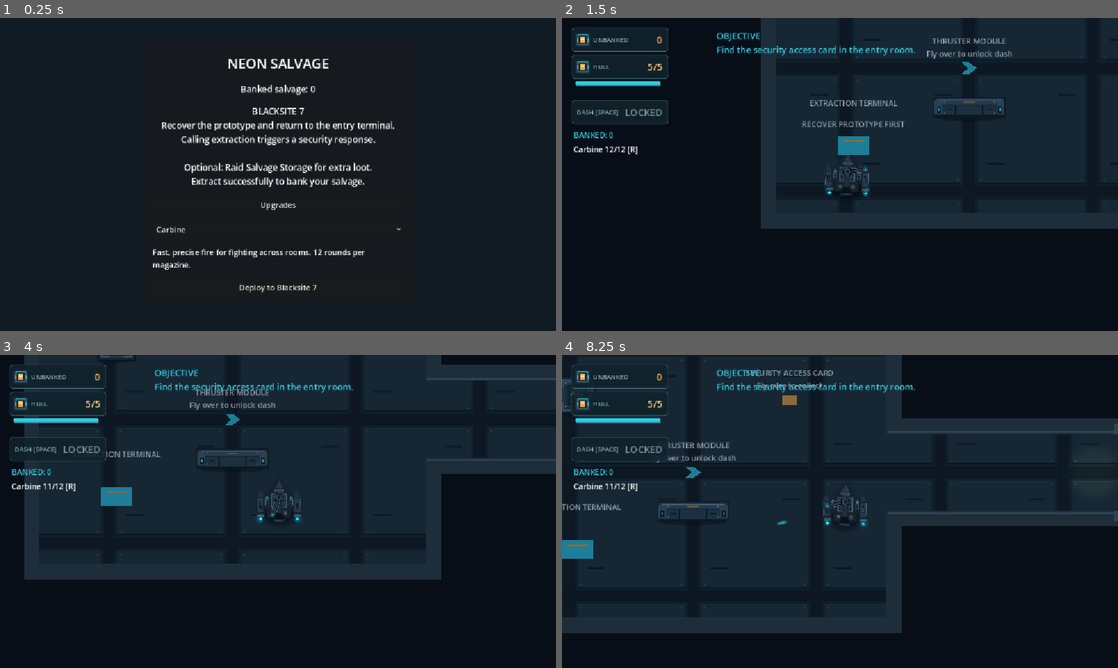
Above: before the commit, frames 1-4 (two rows, left to right).
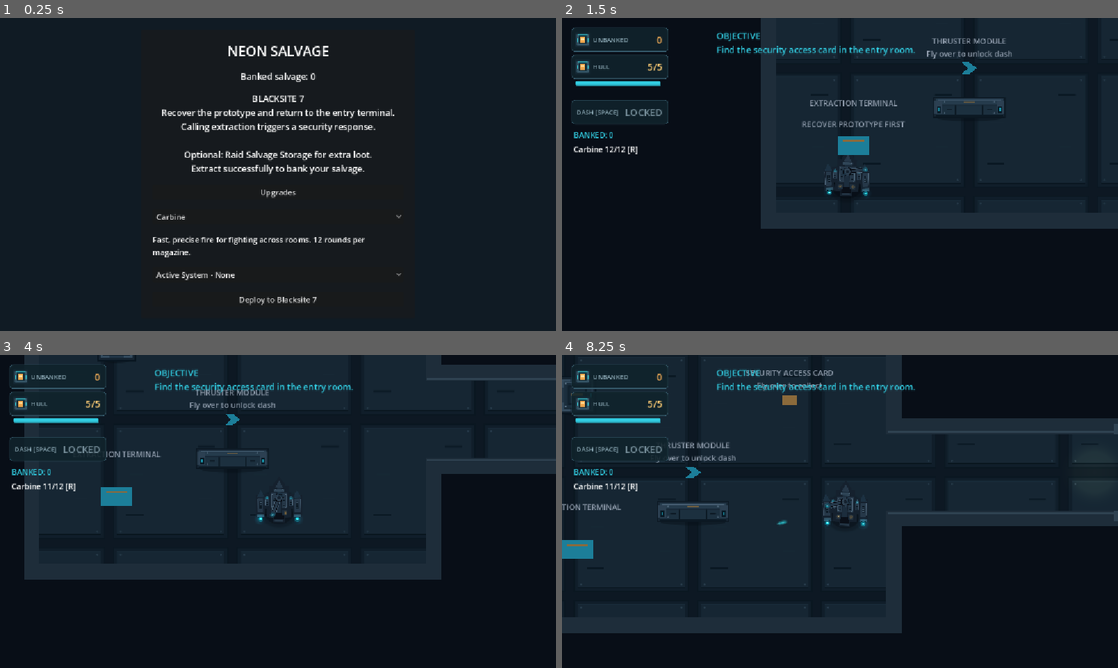
Above: after the commit, the same moments.

Repository: lolalolabob123/NeonSalvage-Godot
Game: Godot game, scene res://scenes/ui/PreperationScreen.tscn
Two runs of this game, one before a commit and one after it. Both use one fixed random seed, a clock stepped at 60 frames per second and the inputs below.
Inputs (mouse positions are in pixels of both pictures, inside the frame that each line leads up to):
- Up to frame 1 (0.25 s): no input
- Up to frame 2 (1.5 s): click "Deploy to Blacksite 7" at 0.5 s; tap Enter at 1.25 s; move the mouse to (962, 158) at 1.27 s; hold D (move_right) from 1.28 s (still down); tap Space (dash) at 1.35 s
- Up to frame 3 (4 s): tap Q (activate_system, bound only after the commit) at 1.55, 2.1, 3.05 s; move the mouse to (166, 527) at 2.02 s; release D (move_right) at 2.03 s; hold S (move_down) 2.03-2.78 s; tap Space (dash) at 2.3, 2.85, 3.8 s; move the mouse to (333, 442) at 2.77 s; hold D (move_right) 2.78-3.53 s; move the mouse to (250, 574) at 3.52 s; hold W (move_up) from 3.53 s (still down); click (250, 574) at 3.6 s
- Up to frame 4 (8.25 s): move the mouse to (1006, 558) at 4.27 s; release W (move_up) at 4.28 s; hold E (interact) 4.28-5.03 s; hold A (move_left) 4.28-5.78 s; tap Q (activate_system, bound only after the commit) at 4.55, 5.1, 6.05, 6.6, 7.55 s; tap R (reload) at 4.9 s; move the mouse to (673, 464) at 5.02 s; tap Space (dash) at 5.3, 5.85, 6.8, 7.35 s; move the mouse to (867, 511) at 5.77 s; hold S (move_down) 5.78-6.53 s; move the mouse to (756, 433) at 6.52 s; hold D (move_right) 6.53-7.28 s; move the mouse to (962, 495) at 7.27 s; hold W (move_up) 7.28-8.03 s; move the mouse to (728, 527) at 8.02 s; hold D (move_right) from 8.03 s (still down); click (728, 527) at 8.1 s

The runs differ from the first frame. In frame 1, 6.4% of the frame differs, in the area x 27-73%, y 8-92%; in frame 2, nothing differs; in frame 3, less than 0.1%; in frame 4, less than 0.1%.

Commit message:
Added more sounds and a shield ability

Diff:
--- a/neon-salvage/project.godot
+++ b/neon-salvage/project.godot
@@ -79,6 +79,11 @@
 "events": [Object(InputEventKey,"resource_local_to_scene":false,"resource_name":"","device":-1,"window_id":0,"alt_press …(192 unchanged characters)…
 ]
 }
+activate_system={
+"deadzone": 0.2,
+"events": [Object(InputEventKey,"resource_local_to_scene":false,"resource_name":"","device":-1,"window_id":0,"alt_pressed":false,"shift_pressed":false,"ctrl_pressed":false,"meta_pressed":false,"pressed":false,"keycode":0,"physical_keycode":81,"key_label":0,"unicode":113,"location":0,"echo":false,"script":null)
+]
+}
 
 [layer_names]
 
--- a/neon-salvage/scenes/player/PlayerDrone.tscn
+++ b/neon-salvage/scenes/player/PlayerDrone.tscn
@@ -8,6 +8,9 @@
 [ext_resource type="Texture2D" uid="uid://c061xcskklm7d" path="res://assets/player/PlayerDrone_Thruster_Right.png" id="3_qcr60"]
 [ext_resource type="Texture2D" uid="uid://cjy2lhg1121ou" path="res://assets/player/PlayerDrone_Hull.png" id="4_annjb"]
 [ext_resource type="Texture2D" uid="uid://12ftfaxtvras" path="res://assets/player/PlayerDrone_PrimaryCarbine.png" id="5_j1agh"]
+[ext_resource type="AudioStream" uid="uid://dau36antysi5w" path="res://assets/audio/ReloadReady.wav" id="9_j1agh"]
+[ext_resource type="AudioStream" uid="uid://ctpuxu3otye2y" path="res://assets/audio/HullHit.wav" id="10_n06tq"]
+[ext_resource type="AudioStream" uid="uid://bbgjf75odkk36" path="res://assets/audio/ThrusterDash.wav" id="11_bwu8i"]
 
 [sub_resource type="Gradient" id="Gradient_qcr60"]
 colors = PackedColorArray(1, 1, 1, 1, 1, 1, 1, 0)
@@ -237,3 +240,14 @@
 position_smoothing_speed = 8.0
 
 [node name="WeaponAudio" type="AudioStreamPlayer2D" parent="." unique_id=965464439]
+
+[node name="ReloadAudio" type="AudioStreamPlayer2D" parent="." unique_id=1467783192]
+stream = ExtResource("9_j1agh")
+
+[node name="HullHitAudio" type="AudioStreamPlayer2D" parent="." unique_id=1571370507]
+stream = ExtResource("10_n06tq")
+volume_db = -8.0
+
+[node name="DashAudio" type="AudioStreamPlayer2D" parent="." unique_id=324100719]
+stream = ExtResource("11_bwu8i")
+volume_db = -10.0
--- a/neon-salvage/scenes/ui/PreperationScreen.tscn
+++ b/neon-salvage/scenes/ui/PreperationScreen.tscn
@@ -84,6 +84,9 @@
 layout_mode = 2
 autowrap_mode = 3
 
+[node name="ActiveSystemSelector" type="OptionButton" parent="Center/Panel/Margin/Content" unique_id=2084743629]
+layout_mode = 2
+
 [node name="DeployButton" type="Button" parent="Center/Panel/Margin/Content" unique_id=421703672]
 layout_mode = 2
 text = "Deploy to Blacksite 7"
--- a/neon-salvage/scripts/player/player_drone.gd
+++ b/neon-salvage/scripts/player/player_drone.gd
@@ -8,6 +8,8 @@
 var salvage_total: int = 0
 
 const PLAYER_DESTRUCTION_FX: PackedScene = preload("res://scenes/effects/PlayerDestructionFX.tscn")
+const SHIELD_DURATION := 1.5
+const SHIELD_COOLDOWN := 8.0
 
 @onready var weapon_pivot: Node2D = $VisualRig/WeaponPivot
 @onready var muzzle: Marker2D = $VisualRig/WeaponPivot/Muzzle
@@ -18,6 +20,9 @@
 @onready var current_health: int = max_health
 @onready var dash_trail: CPUParticles2D = $DashTrail
 @onready var weapon_audio: AudioStreamPlayer2D = $WeaponAudio
+@onready var reload_audio: AudioStreamPlayer2D = $ReloadAudio
+@onready var hull_hit_audio: AudioStreamPlayer2D = $HullHitAudio
+@onready var dash_audio: AudioStreamPlayer2D = $DashAudio
 
 @export_group("Thruster Dash")
 
@@ -38,6 +43,8 @@
 var dash_cooldown_remaining: float = 0.0
 var ammo_in_magazine: int = 0
 var reload_time_remaining: float = 0.0
+var shield_time_remaining := 0.0
+var shield_cooldown_remaining := 0.0
 
 func _process(delta: float) -> void:
 
@@ -102,6 +109,7 @@
 		reload_time_remaining = maxf(reload_time_remaining - delta, 0.0)
 		if reload_time_remaining == 0.0:
 			ammo_in_magazine = primary_weapon.magazine_capacity
+			reload_audio.play()
 		return
 
 	if Input.is_action_just_pressed("reload"):
@@ -139,6 +147,8 @@
 		"move_down"
 	)
 
+	_update_shield(delta)
+
 	# Update the dash timers.
 	var was_dashing: bool = dash_time_remaining > 0.0
 
@@ -169,6 +179,7 @@
 		if requested_direction.length_squared() > 0.01:
 			dash_direction = requested_direction.normalized()
 			dash_time_remaining = dash_duration
+			dash_audio.play()
 			dash_cooldown_remaining = dash_cooldown
 			dash_trail.global_rotation = dash_direction.angle()
 			dash_trail.emitting = true
@@ -257,8 +268,12 @@
 	if damage_cooldown > 0.0:
 		return
 
+	if shield_time_remaining > 0.0:
+		return
+
 	# Apply damage.
 	current_health = maxi(current_health - amount, 0)
+	hull_hit_audio.play()
 
 	# Start the invulnerability period.
 	damage_cooldown = invulnerability_duration
@@ -367,3 +382,26 @@
 
 	current_health += 1
 	health_changed.emit(current_health, max_health)
+
+func _update_shield(delta: float) -> void:
+	if shield_time_remaining > 0.0:
+		shield_time_remaining = maxf(shield_time_remaining - delta, 0.0)
+		if shield_time_remaining == 0.0:
+			shield_cooldown_remaining = SHIELD_COOLDOWN
+			queue_redraw()
+		return
+
+	shield_cooldown_remaining = maxf(shield_cooldown_remaining - delta, 0.0)
+
+	if (
+		current_health > 0
+		and ProgressStore.selected_system == ProgressStore.SHIELD_GENERATOR_ID
+		and shield_cooldown_remaining == 0.0
+		and Input.is_action_just_pressed("activate_system")
+	):
+		shield_time_remaining = SHIELD_DURATION
+		queue_redraw()
+
+func _draw() -> void:
+	if shield_time_remaining > 0.0:
+		draw_arc(Vector2.ZERO, 58.0, 0.0, TAU, 64, Color("#69DEFF"), 3.0, true)
--- a/neon-salvage/scripts/progress_store.gd
+++ b/neon-salvage/scripts/progress_store.gd
@@ -7,6 +7,7 @@
 const HULL_REINFORCEMENT_ID: StringName = &"hull_reinforcement"
 const HULL_REINFORCEMENT_II_ID: StringName = &"hull_reinforcement_ii"
 const EMERGENCY_PATCH_ID: StringName = &"emergency_patch"
+const SHIELD_GENERATOR_ID: StringName = &"shield_generator"
 
 const SKILLS := {
 	HULL_REINFORCEMENT_ID: {
@@ -34,6 +35,7 @@
 var save_data: ConfigFile = ConfigFile.new()
 var hull_reinforced: bool = false
 var selected_primary_weapon: WeaponDefinition = null
+var selected_system: StringName = &""
 
 func _ready() -> void:
 	var error := save_data.load(SAVE_PATH)
--- a/neon-salvage/scripts/ui/preperation_screen.gd
+++ b/neon-salvage/scripts/ui/preperation_screen.gd
@@ -16,7 +16,7 @@
 @onready var upgrade_status: Label = $UpgradesView/Panel/Margin/Content/SkillTree/UpgradeStatus
 @onready var back_button: Button = $UpgradesView/Panel/Margin/Content/BackButton
 @onready var reset_skills_button: Button = $UpgradesView/Panel/Margin/Content/ResetSkillsButton
-
+@onready var active_system_selector: OptionButton = $Center/Panel/Margin/Content/ActiveSystemSelector
 
 func _ready() -> void:
 	upgrades_view.hide()
@@ -40,6 +40,15 @@
 
 	primary_weapon_selector.item_selected.connect(_update_weapon_description)
 	_update_weapon_description(primary_weapon_selector.selected)
+
+	active_system_selector.clear()
+	active_system_selector.add_item("Active System - None")
+	active_system_selector.add_item("Active System - Shield Generator [Q]")
+
+	if ProgressStore.selected_system == ProgressStore.SHIELD_GENERATOR_ID:
+		active_system_selector.select(1)
+	else:
+		active_system_selector.select(0)
 
 
 func _update_bank_balance(total: int) -> void:
@@ -65,6 +74,11 @@
 		ProgressStore.selected_primary_weapon = SHOTGUN
 	else:
 		ProgressStore.selected_primary_weapon = CARBINE
+
+	if active_system_selector.selected == 1:
+		ProgressStore.selected_system = ProgressStore.SHIELD_GENERATOR_ID
+	else:
+		ProgressStore.selected_system = &""
 
 	deploy_button.disabled = true
 	get_tree().paused = false
Not shown, added: neon-salvage/assets/audio/HullHit.wav.import
Not shown, added: neon-salvage/assets/audio/ReloadReady.wav.import
Not shown, added: neon-salvage/assets/audio/ThrusterDash.wav.import
Not shown, changed: neon-salvage/assets/audio/CarbineShot.wav
Not shown, added: neon-salvage/assets/audio/HullHit.wav
Not shown, added: neon-salvage/assets/audio/ReloadReady.wav
Not shown, added: neon-salvage/assets/audio/ThrusterDash.wav
